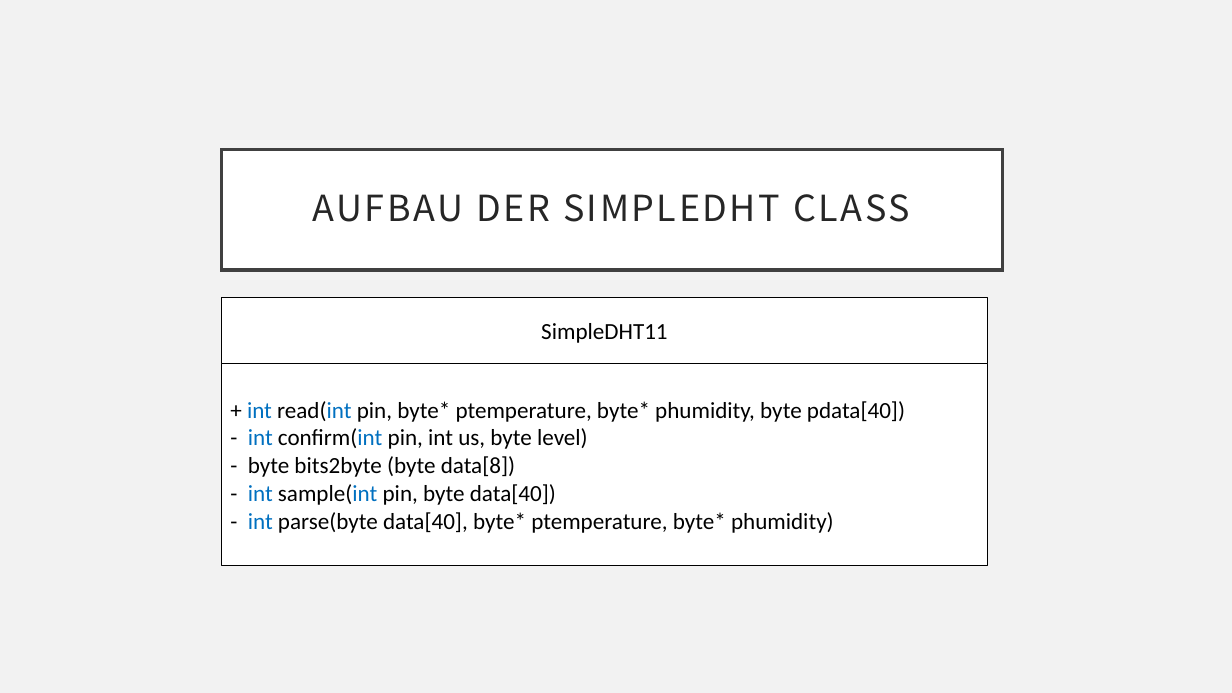
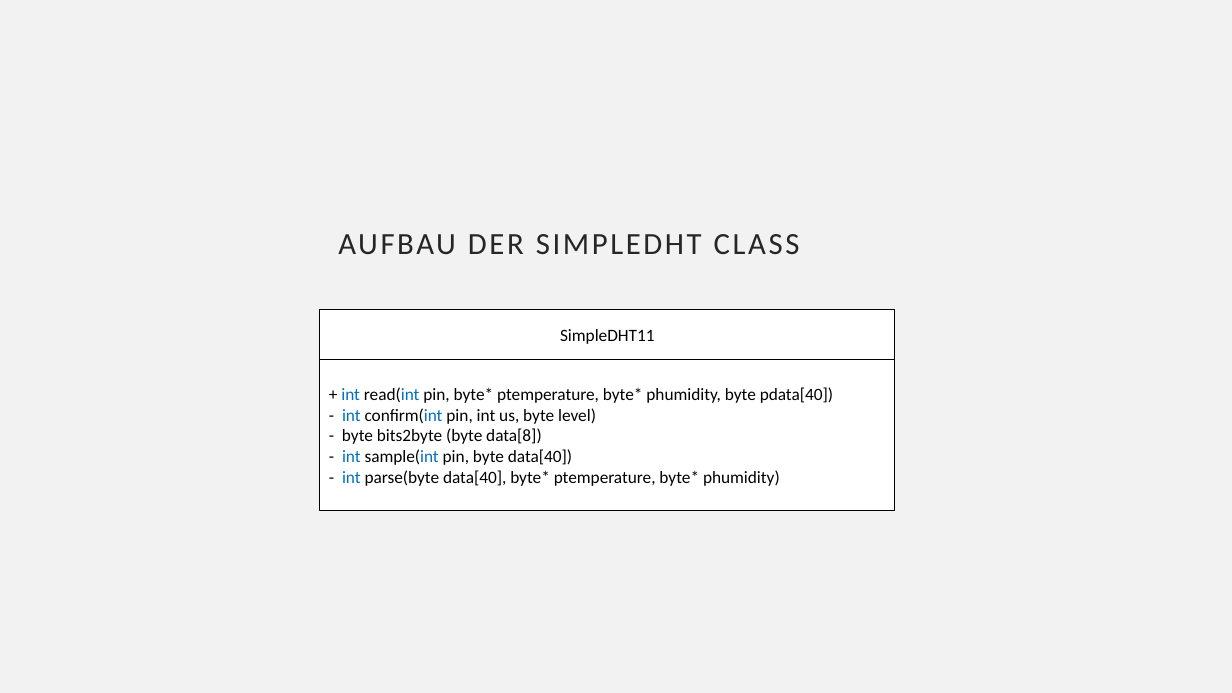
Before and after one commit to ProjektlaborEmbeddedSecurity/Presentation, a slide deck: slide 14 of PES.pptx. Drawn at 1232x693 pixels with LibreOffice and Linux fonts; fonts in the diff are those of the drawing; background and template pictures are left out. Boxes give left, top, right and bottom in pixels: in the first picture for what was removed or moved away, otherwise in the second. Text is boxed around its words. In the diff, an @@ line names an element or a change of style, - is before the commit and + after.

```diff
--- a/PES.pptx
+++ b/PES.pptx
@@ title "AUFBAU DER SIMPLEDHT CLASS": place and size @@
-title "AUFBAU DER SIMPLEDHT CLASS" at bbox=[221, 150, 1002, 270]
+title "AUFBAU DER SIMPLEDHT CLASS" at bbox=[338, 234, 800, 255]
@@ title "AUFBAU DER SIMPLEDHT CLASS" at bbox=[338, 234, 800, 255]: size 28 to 24 pt, font Noto Sans CJK JP to Calibri; alignment centre to left; fill #FFFFFF to none; outline #404040 2.5 pt to none @@
@@ rectangle "SimpleDHT11": place and size @@
-rectangle "SimpleDHT11" at bbox=[221, 298, 988, 364]
+rectangle "SimpleDHT11" at bbox=[320, 310, 895, 360]
@@ rectangle "SimpleDHT11" at bbox=[320, 310, 895, 360]: size 18 to 13.5 pt @@
@@ rectangle "+ int read(int pin, byte* ..." at bbox=[320, 360, 895, 511]: size 18 to 13.5 pt @@
@@ rectangle "+ int read(int pin, byte* ...": place and size @@
-rectangle "+ int read(int pin, byte* ..." at bbox=[221, 364, 988, 566]
+rectangle "+ int read(int pin, byte* ..." at bbox=[320, 360, 895, 511]
```
Also in this commit, not shown: 25 other slides changed, 3 slides added.
